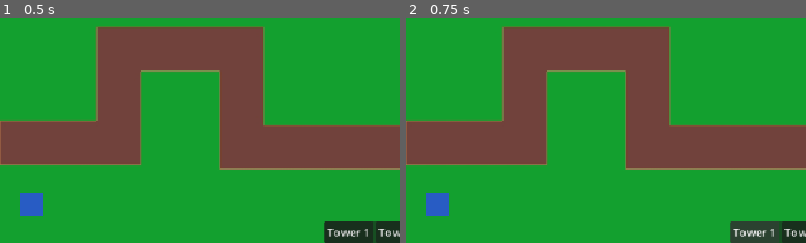
Above: before the commit, frames 1-2 (left to right).
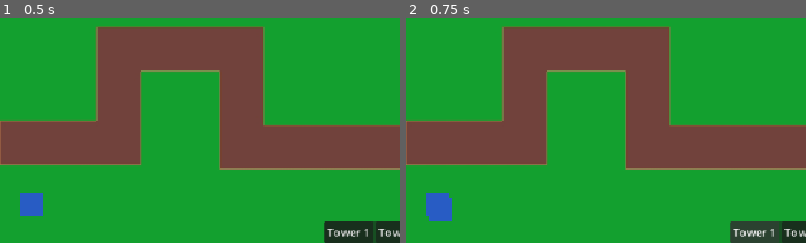
Above: after the commit, the same moments.

Repository: austinjamesfox/towerdefense
Game: Godot game, scene res://scenes/main_scene.tscn
Same seed, same stepped clock (60 frames per second), same inputs: the game is played once before the commit and once after it.
Inputs:
- Up to frame 1 (0.5 s): no input
- Up to frame 2 (0.75 s): click "Tower 1" at 0.5 s
The pictures show only the part of the screen within x 0-50%, y 50-100%; the shares and areas given below are measured in that part.

Frame 1 is identical in both runs. In frame 2, 0.2% of the frame differs, in the area x 5-12%, y 80-91%.

Commit message:
Added tower spawning. Since towers kill enemies that are in their range, if multiple towers have intersecting ranges then the enemy gets counted 'killed' multiple times. This is causing the rounds to skip. need to change the way towers kill enemies... need to add prprojectile that kills or damages on impact (instead of just counting and subtracting enemies in a variable or array)

Diff:
--- a/scenes/enemy.tscn
+++ b/scenes/enemy.tscn
@@ -13,6 +13,7 @@
 speed = 0.1
 
 [node name="Area2D" type="Area2D" parent="." unique_id=578145629]
+collision_layer = 2
 
 [node name="Sprite2D" type="Sprite2D" parent="Area2D" unique_id=1279966387]
 z_index = 3
--- a/scenes/hud.tscn
+++ b/scenes/hud.tscn
@@ -82,4 +82,5 @@
 grow_vertical = 0
 text = "PLAY"
 
+[connection signal="button_down" from="TowerShop/HBoxContainer2/Tower 1" to="." method="_on_tower_1_button_down"]
 [connection signal="pressed" from="PlayButton" to="." method="_on_play_button_pressed"]
--- a/scenes/main_scene.tscn
+++ b/scenes/main_scene.tscn
@@ -7,6 +7,7 @@
 [ext_resource type="PackedScene" uid="uid://btlxln2da47c8" path="res://scenes/enemy_spawner.tscn" id="4_c16ls"]
 [ext_resource type="PackedScene" uid="uid://caljsike07l14" path="res://scenes/enemy.tscn" id="5_c16ls"]
 [ext_resource type="PackedScene" uid="uid://824cmlcaf1rc" path="res://scenes/hud.tscn" id="5_gubc5"]
+[ext_resource type="Script" uid="uid://dw4fsi8dj7itb" path="res://scenes/tower_manager.gd" id="6_18nlu"]
 
 [sub_resource type="WorldBoundaryShape2D" id="WorldBoundaryShape2D_003cx"]
 normal = Vector2(0, 1)
@@ -39,6 +40,7 @@
 enemyManager = NodePath("..")
 
 [node name="EnemyDestroyZone" type="Area2D" parent="EnemyManager" unique_id=1329111389]
+collision_mask = 2
 
 [node name="CollisionShape2D" type="CollisionShape2D" parent="EnemyManager/EnemyDestroyZone" unique_id=1101133288]
 shape = SubResource("WorldBoundaryShape2D_003cx")
@@ -47,6 +49,8 @@
 curve = SubResource("Curve2D_7ykc4")
 
 [node name="TowerManager" type="Node" parent="." unique_id=1090694267]
+script = ExtResource("6_18nlu")
+tower1 = ExtResource("3_7ykc4")
 
 [node name="Tower" parent="TowerManager" unique_id=43475305 instance=ExtResource("3_7ykc4")]
 z_index = 3
@@ -63,3 +67,4 @@
 [connection signal="enemiesSpawning" from="EnemyManager/EnemySpawner" to="GameManager" method="_on_enemy_spawner_enemies_spawning"]
 [connection signal="area_entered" from="EnemyManager/EnemyDestroyZone" to="EnemyManager" method="_on_enemy_destroy_zone_area_entered"]
 [connection signal="playButtonPressedHUD" from="HUD" to="GameManager" method="_on_hud_play_button_pressed_hud"]
+[connection signal="tower1Pressed" from="HUD" to="TowerManager" method="_on_hud_tower_1_pressed"]
--- a/scenes/tower.tscn
+++ b/scenes/tower.tscn
@@ -14,6 +14,7 @@
 texture = ExtResource("1_2x682")
 
 [node name="Area2D" type="Area2D" parent="." unique_id=1923565277]
+collision_mask = 2
 
 [node name="TowerRange" type="CollisionShape2D" parent="Area2D" unique_id=2113248712]
 unique_name_in_owner = true
--- /dev/null
+++ b/scenes/tower_manager.gd
@@ -0,0 +1,19 @@
+extends Node
+
+@export var tower1 : PackedScene
+
+# Called when the node enters the scene tree for the first time.
+func _ready() -> void:
+	pass # Replace with function body.
+
+
+# Called every frame. 'delta' is the elapsed time since the previous frame.
+func _process(delta: float) -> void:
+	pass
+
+
+func _on_hud_tower_1_pressed() -> void:
+	print("Tower 1 Pressed")
+	var newTower = tower1.instantiate()
+	newTower.position = Vector2(50,600)
+	self.add_child(newTower)
--- a/scripts/enemy_manager.gd
+++ b/scripts/enemy_manager.gd
@@ -7,7 +7,7 @@
 
 var activeEnemies : int = 0:
 	set(value):
-		activeEnemies = value
+		activeEnemies = clamp(value, 0, 100000000)
 		if (activeEnemies == 0 && !enemySpawner.currentlySpawning):
 			allEnemiesDead.emit(true)
 	get:
--- a/scripts/game_manager.gd
+++ b/scripts/game_manager.gd
@@ -39,6 +39,9 @@
 	currentRound += round
 	nextRound.emit(currentRound)
 
+func _process(delta: float) -> void:
+	print(enemyManager.activeEnemies )
+
 func _on_hud_play_button_pressed_hud(pressed: Variant) -> void:
 	if (!currentlySpawning && enemyManager.activeEnemies == 0):
 		startRound.emit()
--- a/scripts/hud.gd
+++ b/scripts/hud.gd
@@ -8,6 +8,9 @@
 
 signal playButtonPressedHUD(pressed)
 # Called when the node enters the scene tree for the first time.
+
+signal tower1Pressed()
+
 func _ready() -> void:
 	pass # Replace with function body.
 
@@ -28,3 +31,7 @@
 func _on_game_manager_next_round(nextRound: int) -> void:
 	currentRound = nextRound
 	round_label.text = "Round: " + str(currentRound)
+
+
+func _on_tower_1_button_down() -> void:
+	tower1Pressed.emit()
--- a/scripts/tower.gd
+++ b/scripts/tower.gd
@@ -1,4 +1,5 @@
 extends Node2D
+class_name TowerClass
 
 @export var definedRange : float = 128
 @export var attacksPerSecond : float = 1
Not shown, added: scenes/tower_manager.gd.uid
